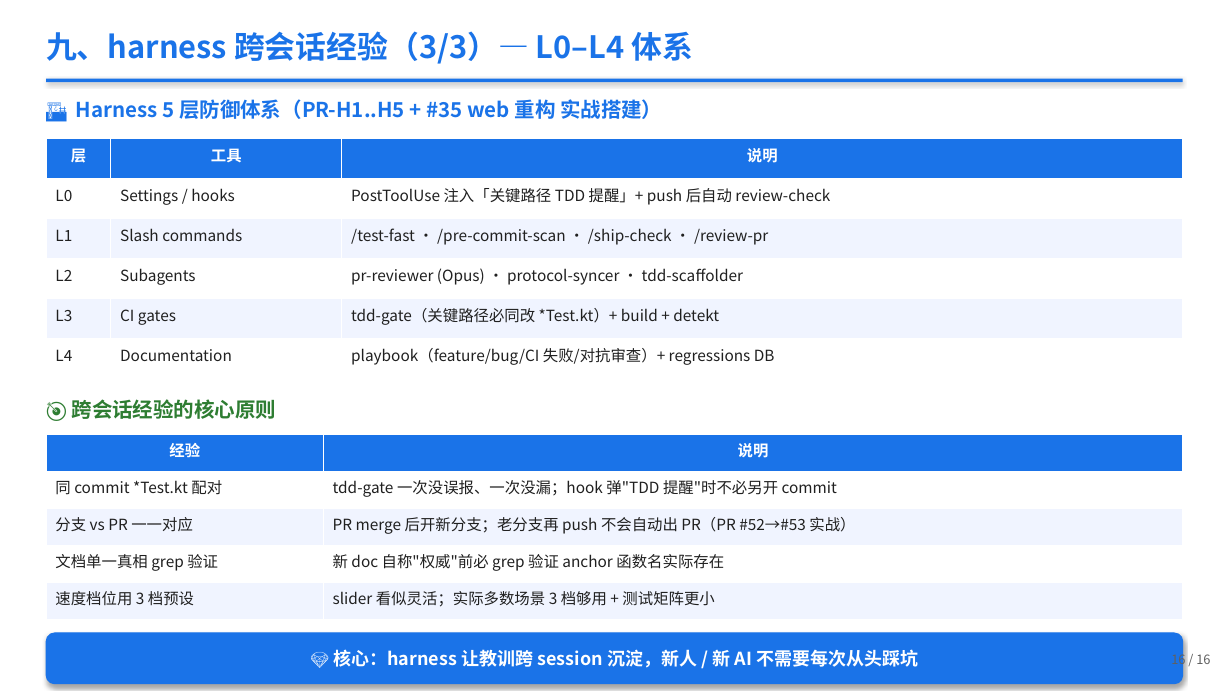
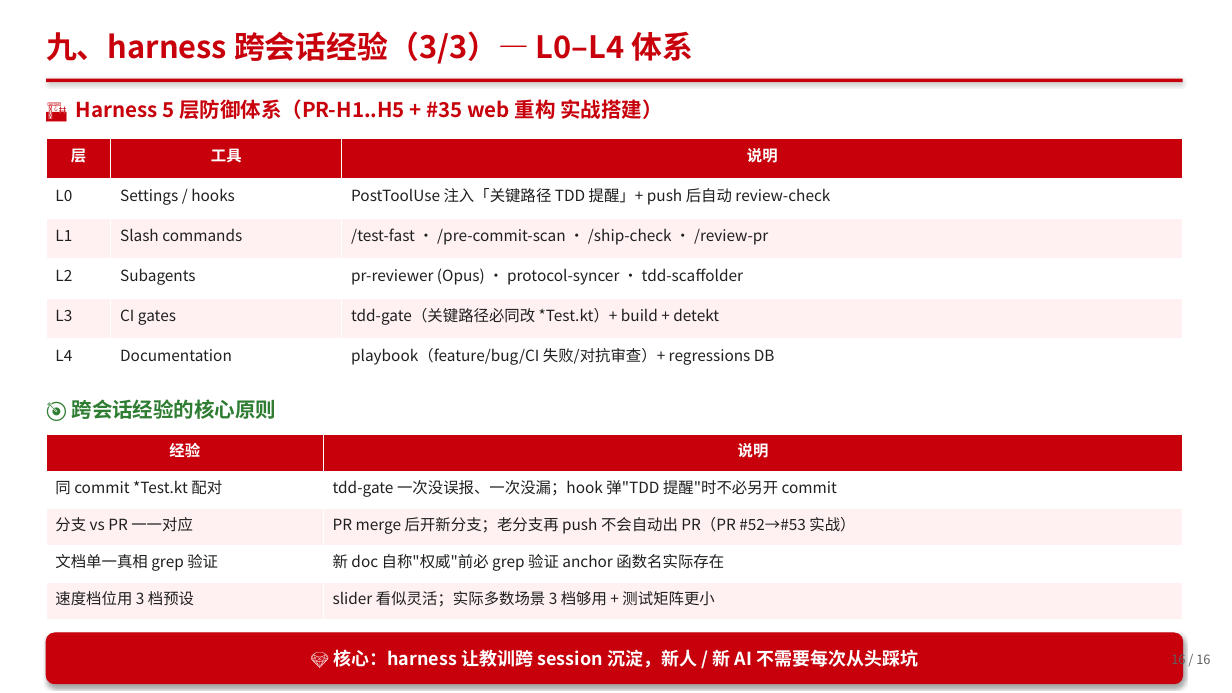
Before and after one commit to berming/AndroidAPP, a slide deck: slide 16 of docs/dev_summary.pptx. Drawn at 1232x693 pixels with LibreOffice and Linux fonts; fonts in the diff are those of the drawing. Boxes give left, top, right and bottom in pixels: in the first picture for what was removed or moved away, otherwise in the second. Text is boxed around its words. In the diff, an @@ line names an element or a change of style, - is before the commit and + after.

```diff
--- a/docs/dev_summary.pptx
+++ b/docs/dev_summary.pptx
@@ text "九、harness 跨会话经验（3/3）— L0–L4 体系" at box(46, 31, 694, 64): text colour #1A73E8 to #C7000B @@
@@ rectangle at box(46, 79, 1183, 82): fill #1A73E8 to #C7000B @@
@@ text "🏗️ Harness 5 层防御体系（PR-H1..H5 + ..." at box(76, 97, 662, 123): text colour #1A73E8 to #C7000B @@
@@ table at box(46, 139, 1183, 379) @@
@@ fill #1A73E8 to #C7000B in row 1 @@
@@ fill #F0F4FF to #FFF1F2 in 6 cells @@
@@ table at box(46, 434, 1183, 619) @@
@@ fill #1A73E8 to #C7000B in row 1 @@
@@ fill #F0F4FF to #FFF1F2 in 4 cells @@
@@ rounded rectangle "💎 核心：harness 让教训跨 session 沉淀，新人 ..." at box(46, 633, 1183, 684): fill #1A73E8 to #C7000B; outline #1A73E8 0.75 pt to #C7000B 0.75 pt @@
```
Also in this commit, not shown: 15 other slides changed, 1 other file.
